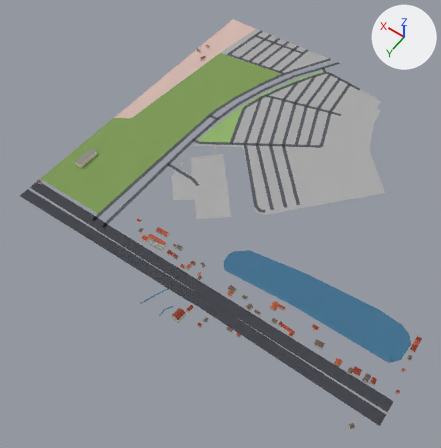
The glTF model public/tiles/0_-1.lod0.glb: old version first, new version second.
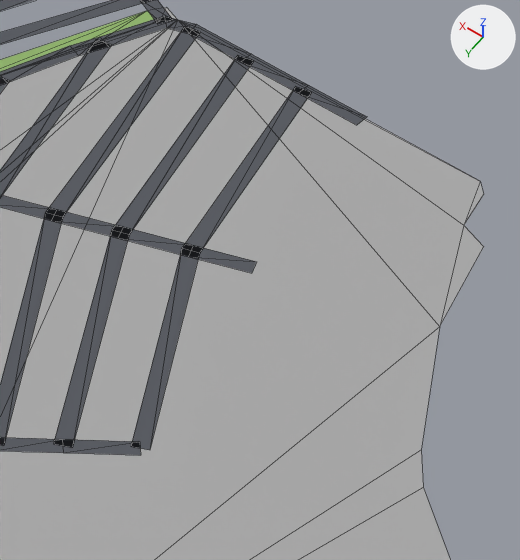
The first picture shows the older version from a 50 mm lens placed at (-247.0, 481.0, 584.0), pointed at (34.0, 87.0, -35.0). The close-ups show the older and then the newer version on the part from 67% to 88% of the width and 15% to 37% of the height of that picture. Only the edits that show in the close-ups are written down. Arrows for +X, +Y and +Z are at upper right; the lights stay in place. The close-ups show mesh edges as thin lines. Where no turn or scale is listed for an object, it has been applied to the vertices. Vertices at exactly the same position are counted once.

Objects in the first close-up: 'landuse', 'roads'.
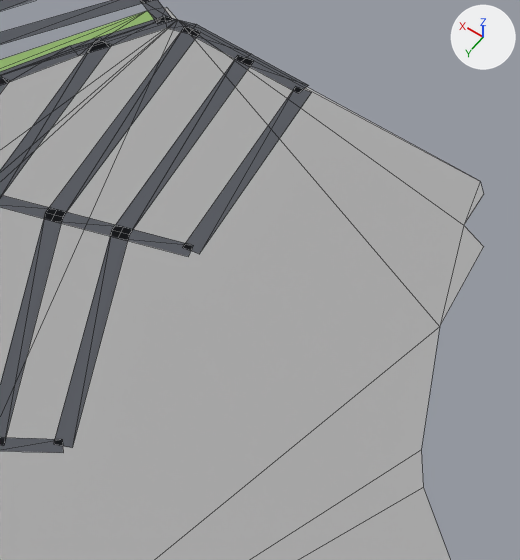
Where the newer file only moved an object's origin or applied its transform, the numbers keep the older frame.

Location of each change, [x1, y1, x2, y2] in pixels of the close-ups (520 x 560 px):
'roads', reshaped
    before: [0, 0, 367, 455]
    after: [0, 0, 312, 453]
part 1 of me_roads, deleted
    before: [63, 245, 256, 455]
part 2 of me_roads, deleted
    before: [300, 85, 367, 125]

The change in detail:
me_roads is used by ob_roads; location (0.0, -15.1, 0.1).
Verts and faces of me_roads; kept vertices keep their numbers, new ones are numbered from 300.
Before the commit, vertices of me_roads: 105 (7.0, -129.0, 0.0) at pixel (199, 253), 107 (11.0, -129.0, 0.0) at pixel (181, 248), 108 (-17.0, -63.0, 0.0) at pixel (149, 450), 109 (-13.0, -62.0, 0.0) at pixel (130, 446), 150 (10.0, -131.0, 0.0) at pixel (193, 245).
Before the commit, vertices of me_roads: 151 (8.0, -127.0, 0.0) at pixel (188, 256), 152 (-6.0, -135.0, 0.0) at pixel (256, 261), 153 (-7.0, -131.0, 0.0) at pixel (251, 273), 214 (1.0, -54.0, 0.0) at pixel (62, 439), 215 (-1.0, -51.0, 0.0) at pixel (63, 452).
Before the commit, vertices of me_roads: 216 (-14.0, -64.0, 0.0) at pixel (139, 441), 217 (-16.0, -60.0, 0.0) at pixel (140, 455).
Before the commit, vertices of me_roads: 182 (15.0, -202.0, 0.0) at pixel (308, 85), 183 (16.0, -197.0, 0.0) at pixel (298, 93), 184 (-3.0, -199.0, 0.0) at pixel (367, 116), 185 (-2.0, -195.0, 0.0) at pixel (356, 125).
me_roads had 300 vertices, 242 faces and spanned x -250.0..250.0, y -236.0..236.0, z 0.0.
me_roads now has 292 vertices, 234 faces and spans x -250.0..250.0, y -236.0..236.0, z 0.0.
Part 1, on me_roads:
Vertices deleted: 108, 109, 152, 153, 216, 217 (with the faces that use them).
Part 2, on me_roads:
Vertices deleted: 184, 185 (with the faces that use them).
